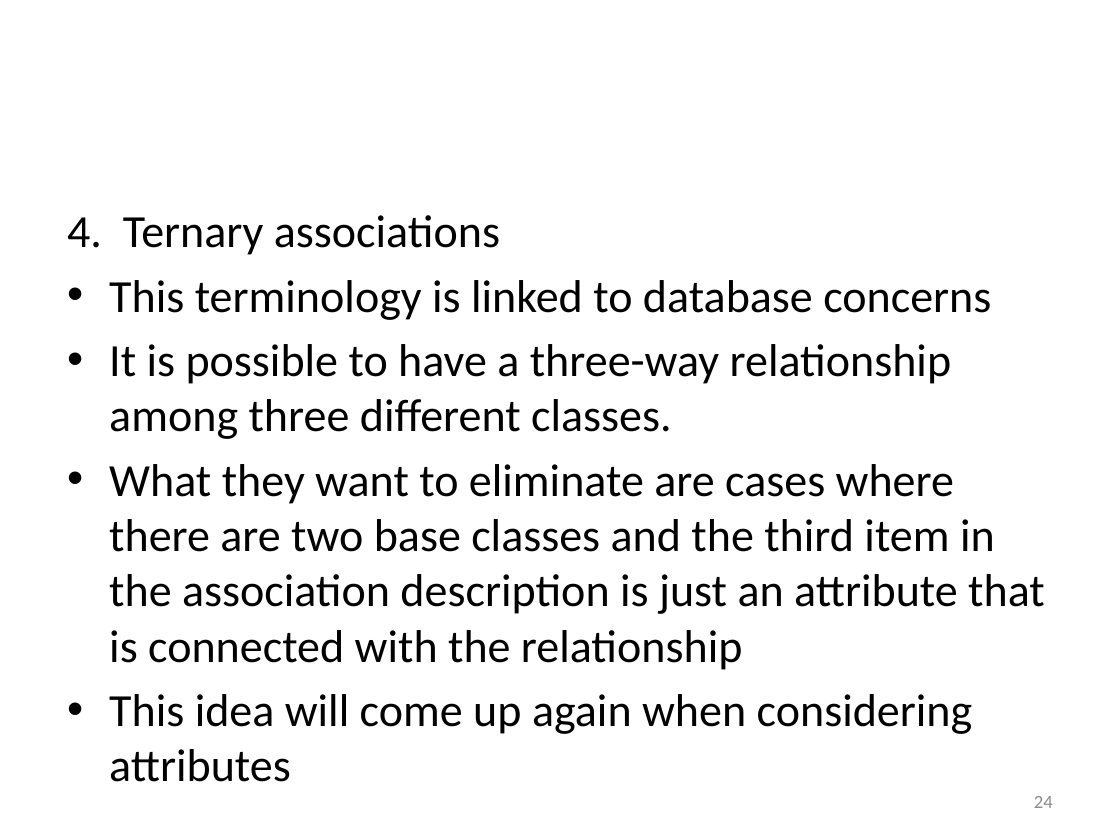
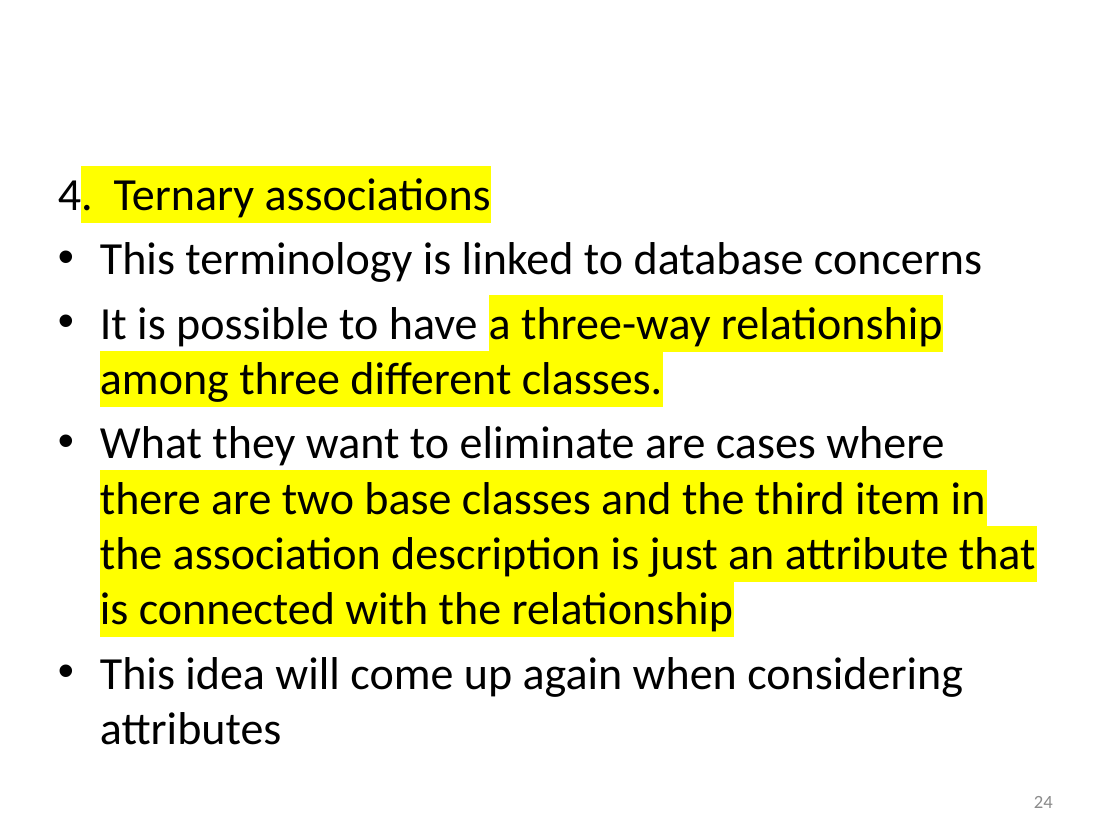
Before and after one commit to spiman9/BE-CSE, a slide deck: slide 24 of SEM-5/OOMD/Unit 4/4th unit.pptx. Drawn at 1120x840 pixels with LibreOffice and Linux fonts; fonts in the diff are those of the drawing. Boxes give left, top, right and bottom in pixels: in the first picture for what was removed or moved away, otherwise in the second. Text is boxed around its words. In the diff, an @@ line names an element or a change of style, - is before the commit and + after.

```diff
--- a/SEM-5/OOMD/Unit 4/4th unit.pptx
+++ b/SEM-5/OOMD/Unit 4/4th unit.pptx
@@ text "4. Ternary associations": place and size @@
-text "4. Ternary associations" at (67,215,1045,734)
+text "4. Ternary associations" at (58,171,1036,697)
@@ text at (58,171,1036,632): highlight none to #FFFF00 in "4. Ternary associations", "a three-way relationship among three different classes.", "there are two base classes and the ..." @@
```
Also in this commit, not shown: 14 other slides changed, 1 other file.
